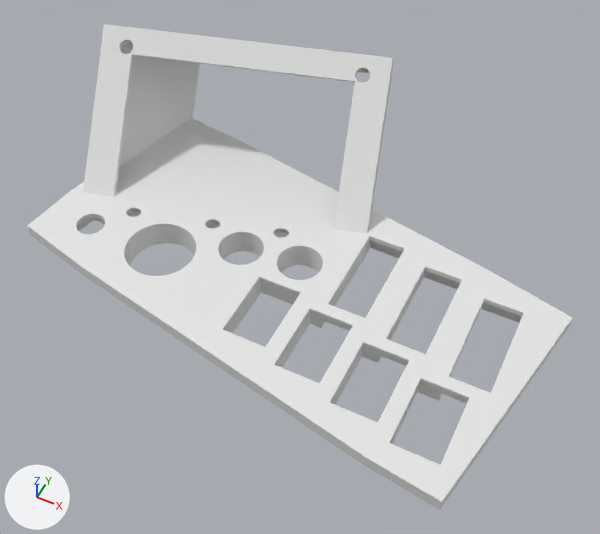
Before and after pictures for a commit that changed the Blender file CarInfoDisplay/Panel.blend.
Both versions are drawn from a camera (50 mm lens) standing at (0.0671, -0.1264, 0.1564) and looking at (0.0038, 0.0001, -0.0017). Lighting does not change. The marker at lower left points along +X, +Y and +Z.

In view in the first picture: 'Display Enclosure', 'Usable Panel'.
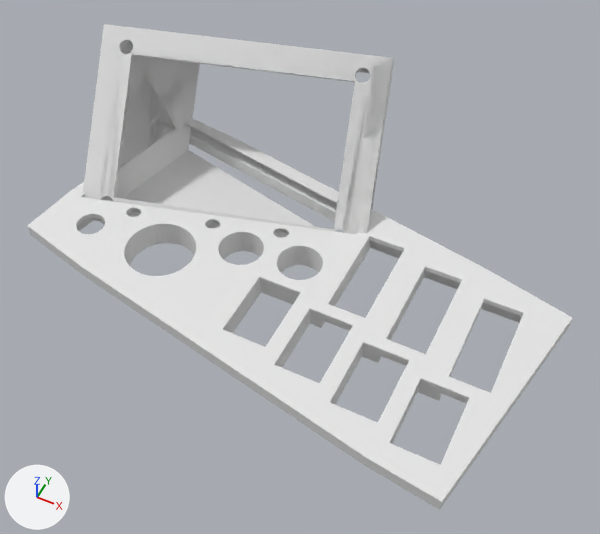
Changed parts and their boxes [x1, y1, x2, y2] in the pictures (600 x 534 px):
'Usable Panel', reshaped (24% taller)
    before: [27, 118, 573, 510]
    after: [27, 24, 573, 510]
part 1 of me_cube_001, built on
    before: [43, 118, 428, 324]
    after: [43, 24, 428, 324]

Patch to the scene script:
```diff
--- a/CarInfoDisplay/Panel.blend.py
+++ b/CarInfoDisplay/Panel.blend.py
@@ me_cube_001 @@
 # used by ob_usable_panel; location = (0.0, 0.0, 0.0)
-me_cube_001.from_pydata(...)  # 757 vertices, 576 faces; spans x -0.0701..0.0701, y -0.0429..0.0429, z -0.0119..-0.0044
+me_cube_001.from_pydata(...)  # 978 vertices, 691 faces; spans x -0.0743..0.0701, y -0.0429..0.0585, z -0.0119..0.0288
+# me_cube_001 part 1
+# 9 vertices are removed from x -0.0559..0.0114, y -0.0122..0.0395, z -0.0119..-0.0044
+# 36 faces are deleted
+# 194 vertices are added at x -0.0743..0.0134, y 0.0..0.0585, z -0.0075..0.0276
+# 19 new vertices lie (0.0003, -0.0012, 0.0013) away from vertices in x -0.0674..0.0004, y 0.0303..0.0502, z 0.0223..0.0251
+# 11 new vertices lie (0.0003, -0.0012, 0.0012) away from vertices in x -0.0735..0.0045, y 0.0303..0.0544, z 0.0224..0.0276
+# 8 new vertices lie (0.0004, -0.0012, 0.0013) away from vertices in x -0.0673..0.0003, y 0.0302..0.0501, z 0.0224..0.0247
+# 151 new faces join them
```
